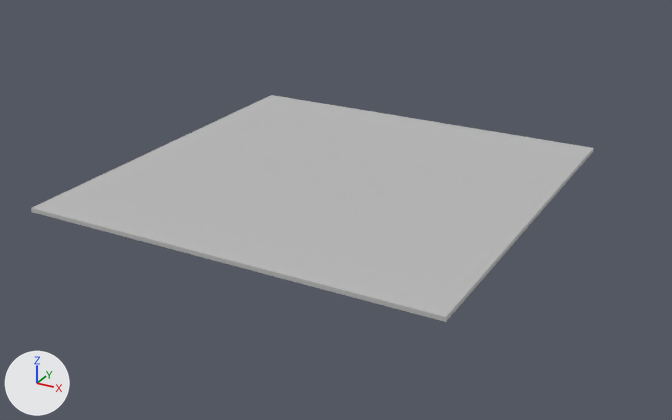
A saved change to the FBX model Assets/Graphic/BlockingVolume/Ground.fbx.
Camera for both pictures: a camera (50 mm lens) standing at (10.2, -18.48, 8.34) and looking at (0.11, -0.13, -0.84). Every picture has the same lights, and +X, +Y and +Z are marked at lower left. Where no turn or scale is listed for an object, it has been applied to the vertices.

The first picture shows 'Ground'.
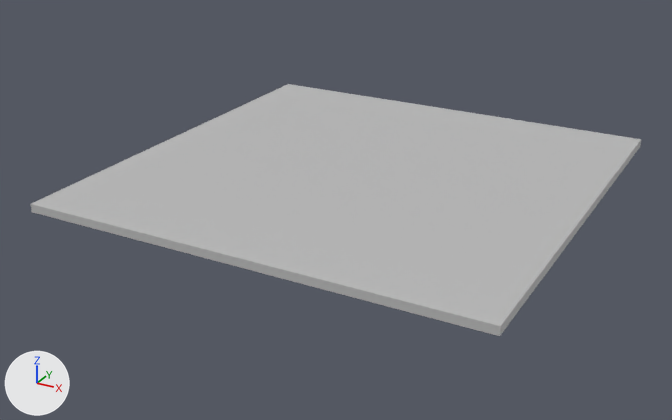
The newer file is also turned or shifted as a whole; pictures and numbers use the older file's frame.

Location of each change, [x1, y1, x2, y2] in pixels of the pictures (672 x 420 px):
```json
{"object": "Ground", "change": "reshaped", "before": [31, 95, 594, 322], "after": [31, 84, 641, 336], "on screen": "8% wider, 11% taller"}
```

Edits to the scene script, one JSON object a line:
```json
{"block": "me_mesh", "where": "# used by ob_ground; location = (0.0, 0.0, 0.0)"}
{"op": "remove", "block": "me_mesh", "code": "me_mesh.from_pydata(...)  # 242 vertices, 240 faces; spans x -5.0..5.0, y -5.0..5.0, z -0.1..0.0"}
{"op": "add", "block": "me_mesh", "code": "me_mesh.from_pydata(...)  # 288 vertices, 286 faces; spans x -5.0..6.0, y -5.0..6.0, z -0.1..0.1"}
{"block": "me_mesh", "change": "me_mesh part 1"}
{"block": "me_mesh", "change": "14 vertices are removed from x -4.0..5.0, y -4.0..5.0, z 0.0"}
{"block": "me_mesh", "change": "44 faces are deleted"}
{"block": "me_mesh", "change": "55 vertices in x -5.0..4.0, y -5.0..4.0, z 0.0 move by (0.0, 0.0, 0.1)"}
{"block": "me_mesh", "change": "16 vertices in x 1.0..4.0, y -3.0..3.0, z 0.0 move by (2.0, 0.0, 0.1)"}
{"block": "me_mesh", "change": "16 vertices in x -3.0..3.0, y 1.0..4.0, z 0.0 move by (0.0, 2.0, 0.1)"}
{"block": "me_mesh", "change": "10 vertices in x 5.0, y -5.0..4.0, z 0.0 move by (1.0, 0.0, -0.1)"}
{"block": "me_mesh", "change": "10 vertices in x -5.0..4.0, y 5.0, z 0.0 move by (0.0, 1.0, -0.1)"}
{"block": "me_mesh", "change": "16 new vertices lie (1.0, 0.0, 0.0) away from vertices in x -5.0..5.0, y -5.0..5.0, z -0.1..0.0"}
{"block": "me_mesh", "change": "16 new vertices lie (0.0, 1.0, 0.0) away from vertices in x -5.0..6.0, y -5.0..5.0, z -0.1..0.1"}
{"block": "me_mesh", "change": "15 new vertices lie (1.0, 0.0, 0.0) away from vertices in x -4.0..5.0, y -5.0..6.0, z 0.1"}
{"block": "me_mesh", "change": "8 new vertices lie (0.0, 1.0, 0.0) away from vertices in x -5.0..6.0, y 0.0..5.0, z 0.1"}
{"block": "me_mesh", "change": "5 new vertices lie (0.0, 1.0, 0.0) away from vertices in x 2.0..6.0, y 1.0..5.0, z 0.1"}
{"block": "me_mesh", "change": "90 new faces join them"}
```
